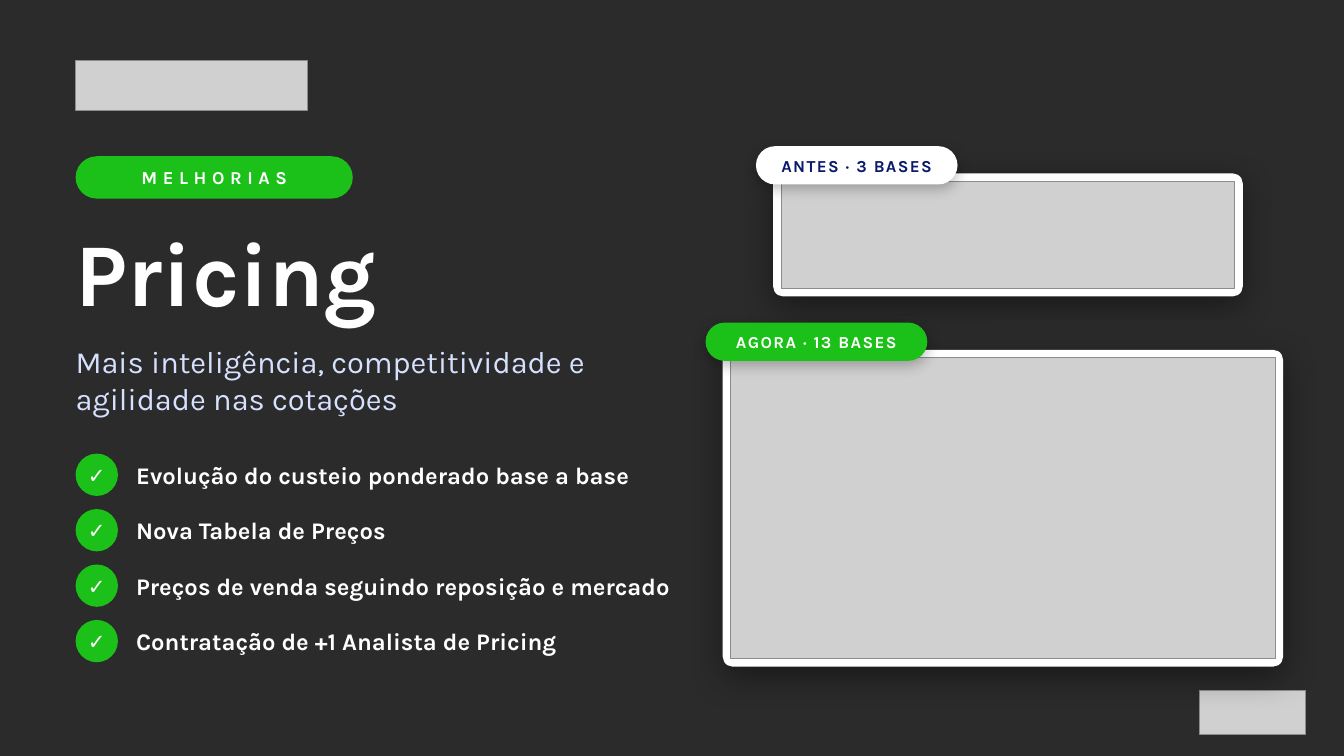
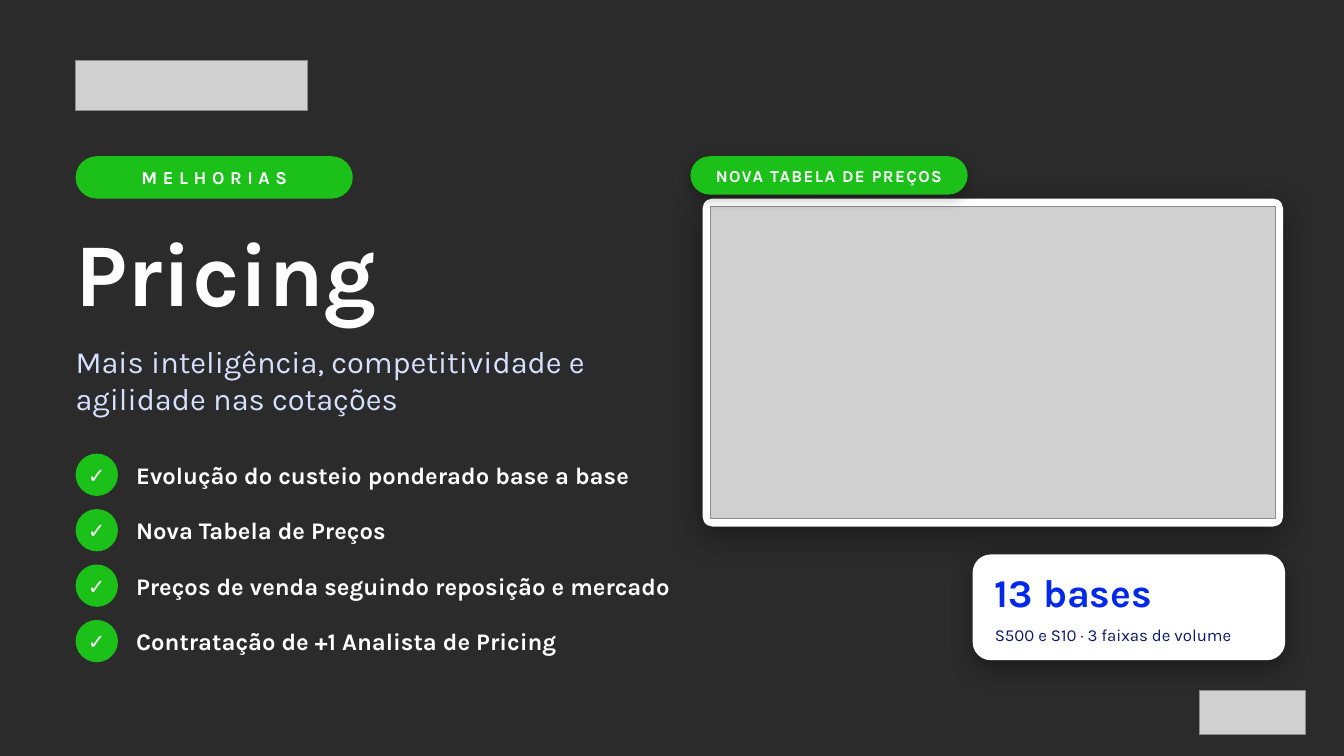
Before and after one commit to andersontonelloa-art/Anderson, a slide deck: slide 1 of Pricing_QD.pptx. Drawn at 1344x756 pixels with LibreOffice and Linux fonts; fonts in the diff are those of the drawing; grey boxes stand for pictures; background and template pictures are left out; a plain dark background stands for a picture behind light text. Boxes give left, top, right and bottom in pixels: in the first picture for what was removed or moved away, otherwise in the second. Text is boxed around its words. In the diff, an @@ line names an element or a change of style, - is before the commit and + after.

```diff
--- a/Pricing_QD.pptx
+++ b/Pricing_QD.pptx
@@ rounded rectangle: place and size @@
-rounded rectangle at box(756, 146, 958, 185)
+rounded rectangle at box(691, 156, 968, 195)
@@ rounded rectangle at box(691, 156, 968, 195): fill #FFFFFF to #1BC018 @@
@@ text at box(716, 171, 942, 186): text changed; text colour #0A1A6B to #FFFFFF @@
-ANTES · 3 BASES
+NOVA TABELA DE PREÇOS
@@ rounded rectangle: place and size @@
-rounded rectangle at box(773, 173, 1243, 296)
+rounded rectangle at box(703, 199, 1284, 526)
@@ rounded rectangle at box(703, 199, 1284, 526): proportions changed @@
@@ picture: place and size @@
-picture at box(731, 358, 1275, 658)
+picture at box(711, 207, 1275, 518)
@@ picture removed at box(781, 181, 1235, 288) @@
@@ rounded rectangle removed at box(706, 323, 928, 361) @@
@@ rounded rectangle: place and size @@
-rounded rectangle at box(723, 350, 1284, 666)
+rounded rectangle at box(973, 555, 1286, 660)
@@ rounded rectangle at box(973, 555, 1286, 660): shadow changed; proportions changed @@
@@ text at box(995, 580, 1152, 608): text changed; size 12 to 28 pt; text colour #FFFFFF to #0229E9 @@
-AGORA · 13 BASES
+13 bases
@@ text added at box(995, 629, 1231, 642), 12 pt, text #0A1A6B @@
+S500 e S10 · 3 faixas de volume
```
Also in this commit, not shown: 1 other file.
